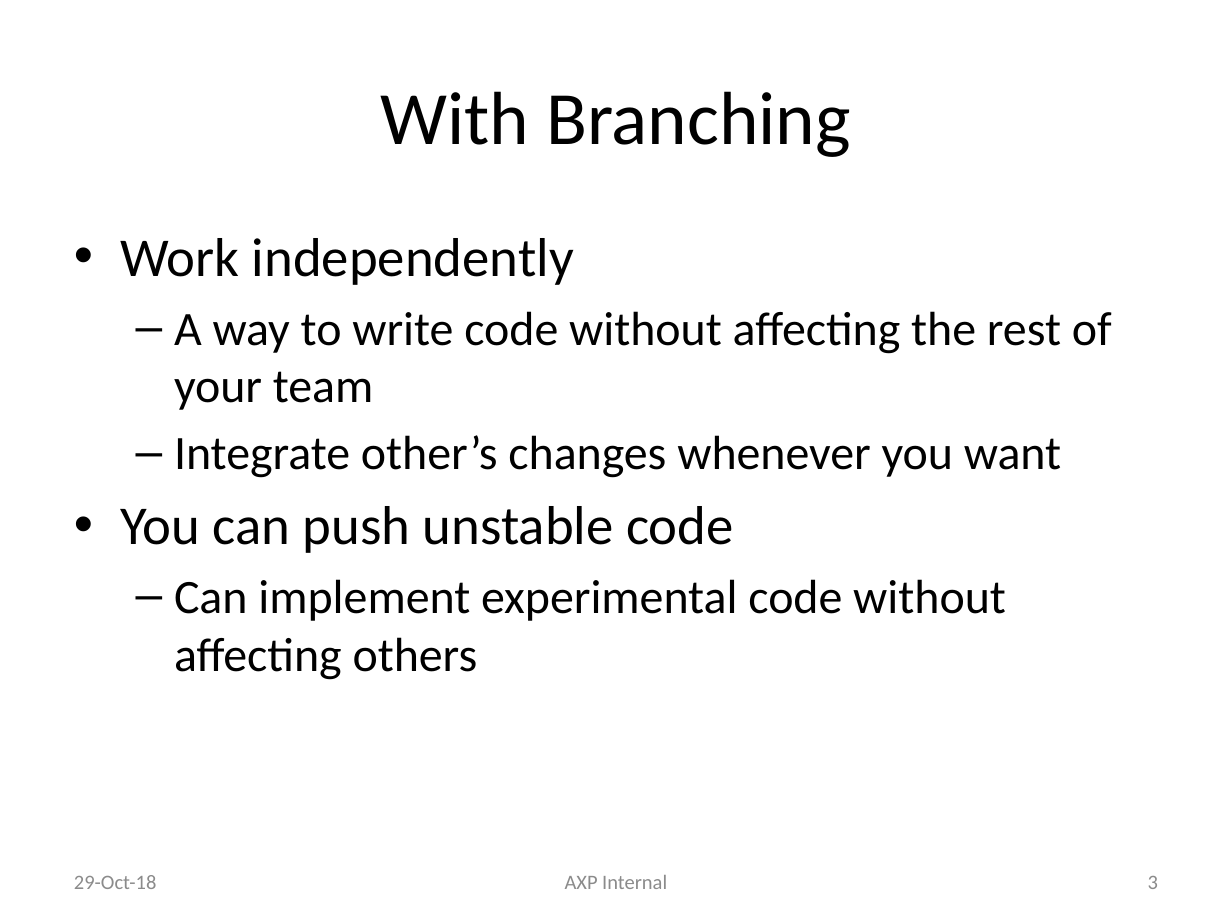
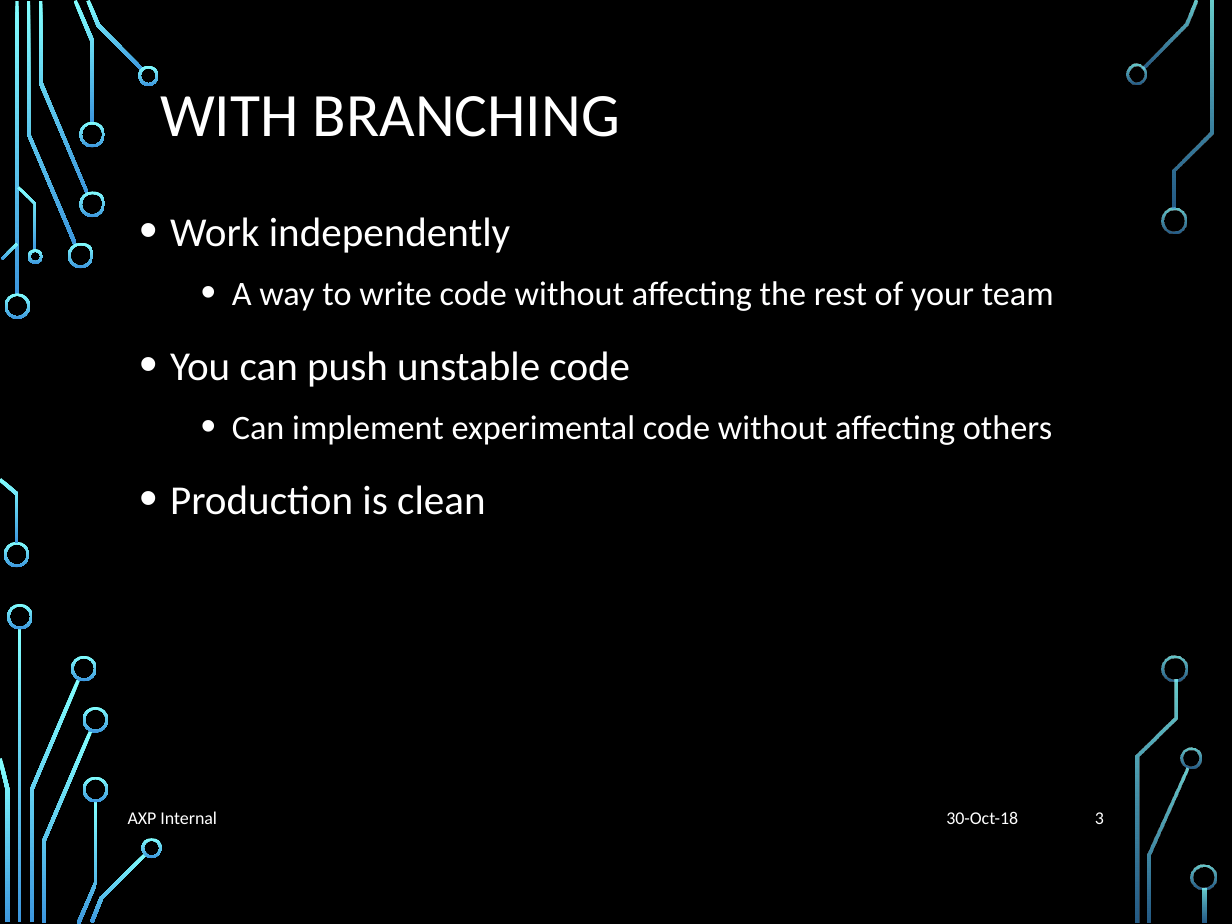
Before and after one commit to liyuan6006/GitStrategies, a slide deck: slide 3 of Branching.pptx. Drawn at 1232x924 pixels with LibreOffice and Linux fonts; fonts in the diff are those of the drawing; background and template pictures are left out. Boxes give left, top, right and bottom in pixels: in the first picture for what was removed or moved away, otherwise in the second. Text is boxed around its words. In the diff, an @@ line names an element or a change of style, - is before the commit and + after.

```diff
--- a/Branching.pptx
+++ b/Branching.pptx
@@ background #FFFFFF to picture (left out) @@
@@ title at [160, 96, 620, 137]: text changed; size 44 to 36 pt; text colour #000000 to #FFFFFF @@
-With Branching
+WITH BRANCHING
@@ text "Work independently": place and size @@
-text "Work independently" at [120, 238, 1112, 680]
+text "Work independently" at [170, 217, 1054, 515]
@@ text at [170, 217, 1054, 445]: size 32 to 24 pt in "Work independently", "You can push unstable code"; text colour #000000 to #FFFFFF in "Work independently", "A way to write code without affecting ...", "You can push unstable code", "Can implement experimental code without affecting others"; size 28 to 20 pt in "A way to write code without affecting ...", "Can implement experimental code without affecting others"; indent changed; line spacing 1 to 1.2; more space between paragraphs; bullet – to • @@
@@ text at [174, 435, 1061, 478]: paragraph removed @@
-  – Integrate other’s changes whenever you want
@@ text at [170, 485, 485, 515]: paragraph added @@
+• Production is clean
@@ text "AXP Internal": place and size @@
-text "AXP Internal" at [565, 875, 667, 889]
+text "AXP Internal" at [128, 811, 217, 824]
@@ text "AXP Internal" at [128, 811, 217, 824]: size 12 to 10.5 pt, text colour #8C8C8C to #FFFFFF; alignment centre to left @@
@@ page number: place and size @@
-page number at [1148, 876, 1158, 889]
+page number at [1095, 812, 1104, 824]
@@ page number at [1095, 812, 1104, 824]: size 12 to 10.5 pt, text colour #8C8C8C to #FFFFFF @@
@@ text at [946, 811, 1018, 824]: text changed; size 12 to 10.5 pt; text colour #8C8C8C to #FFFFFF @@
-29-Oct-18
+30-Oct-18
@@ group added at [0, 0, 1216, 924]: 33 freeform shapes, 3 rectangles @@
```
Also in this commit, not shown: 12 other slides changed, 4 slides added, 4 slides removed.
